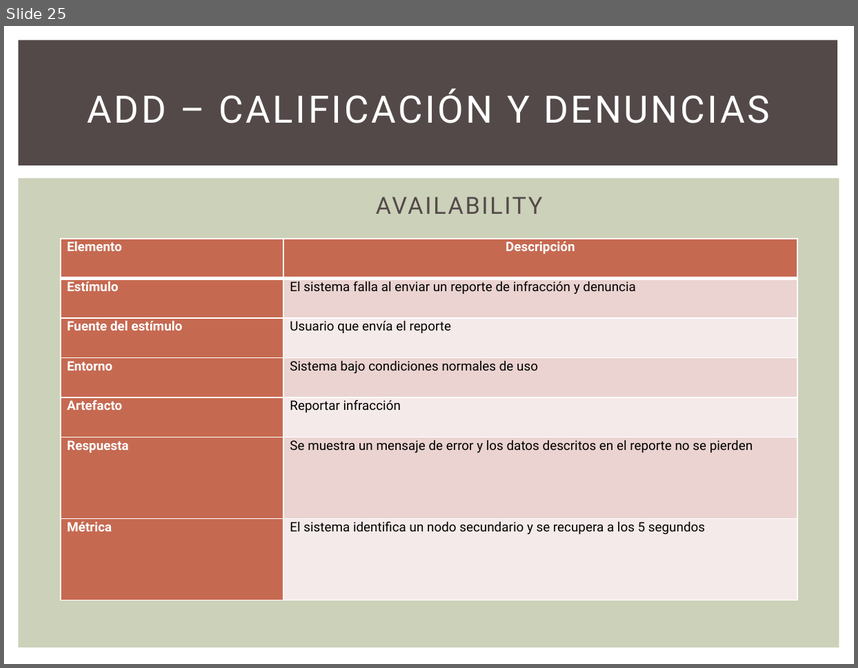
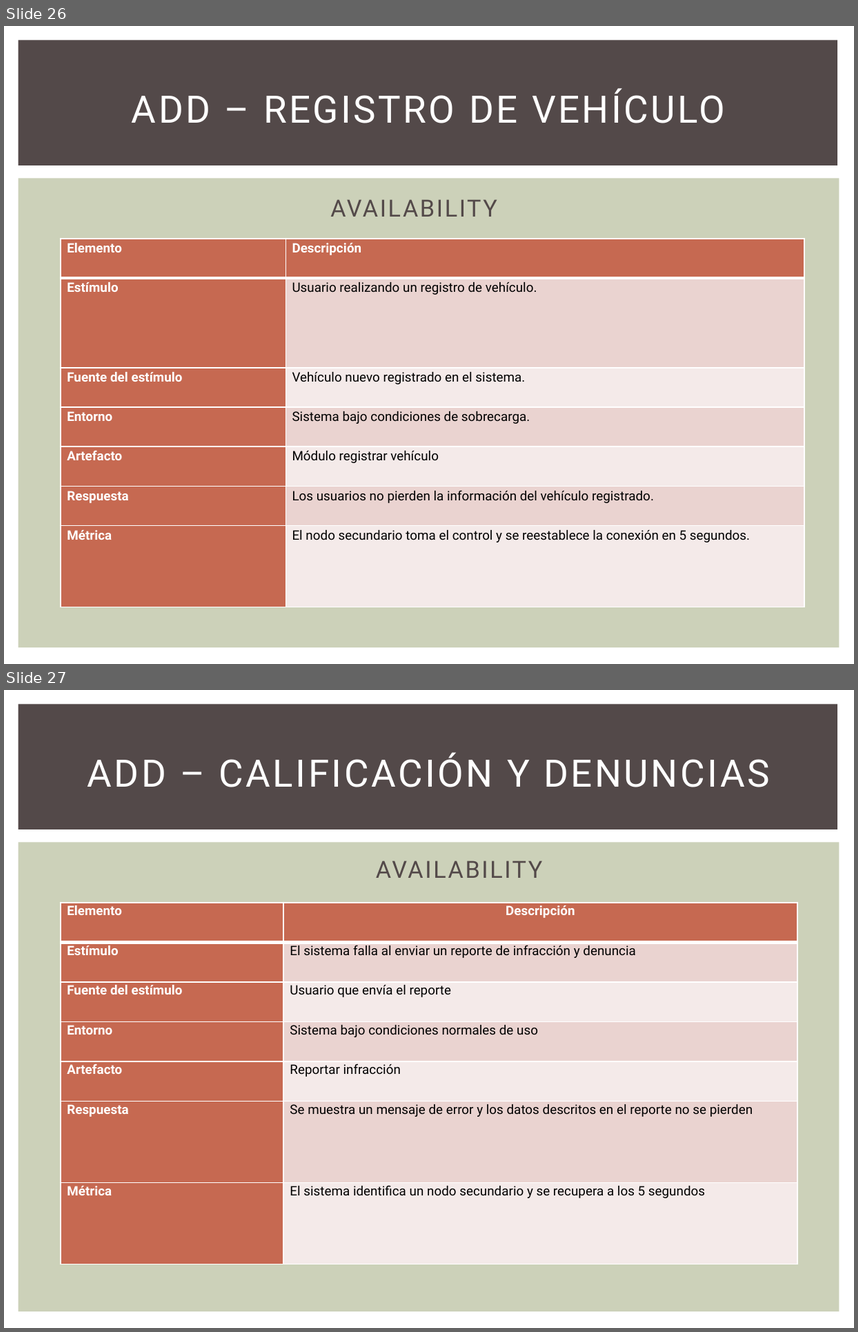
Before and after one commit to GesekCore/Arquitectura-de-Software-2015-01, a slide deck: TB-02 PPT.pptx. Shown one above the other, each under a label of ours: slide 25 before the commit, slides 26 and 27 after it. The pictures are 858x668 and 858x1332 pixels, drawn with LibreOffice and Linux fonts; fonts in the diff are those of the drawing. Boxes give left, top, right and bottom in pixels: in the first picture for what was removed or moved away, otherwise in the second. Text is boxed around its words. In the diff, an @@ line names an element or a change of style, - is before the commit and + after.

```diff
--- a/TB-02 PPT.pptx
+++ b/TB-02 PPT.pptx
@@ slide 26 added at (4,26,854,664), background #FFFFFF; not listed: 2 template elements that a slide beside it also shows @@
@@ title added at (132,89,725,123), 32 pt, text #FFFFFF @@
+ADD – REGISTRO DE VEHÍCULO
@@ text added at (330,199,497,216), 20 pt, text #534949 @@
+AVAILABILITY
@@ table added at (61,239,805,606), 7 rows, 2 columns @@
+Elemento | Descripción
+Estímulo | Usuario realizando un registro de vehículo.
+Fuente del estímulo | Vehículo nuevo registrado en el sistema.
+Entorno | Sistema bajo condiciones de sobrecarga.
+Artefacto | Módulo registrar vehículo
+Respuesta | Los usuarios no pierden la información del vehículo registrado.
+Métrica | El nodo secundario toma el control y se reestablece la conexión en 5 segundos.
@@ what was slide 25 is now slide 27 @@
```
Also in this commit, not shown: 3 slides changed, 1 other slide added.
